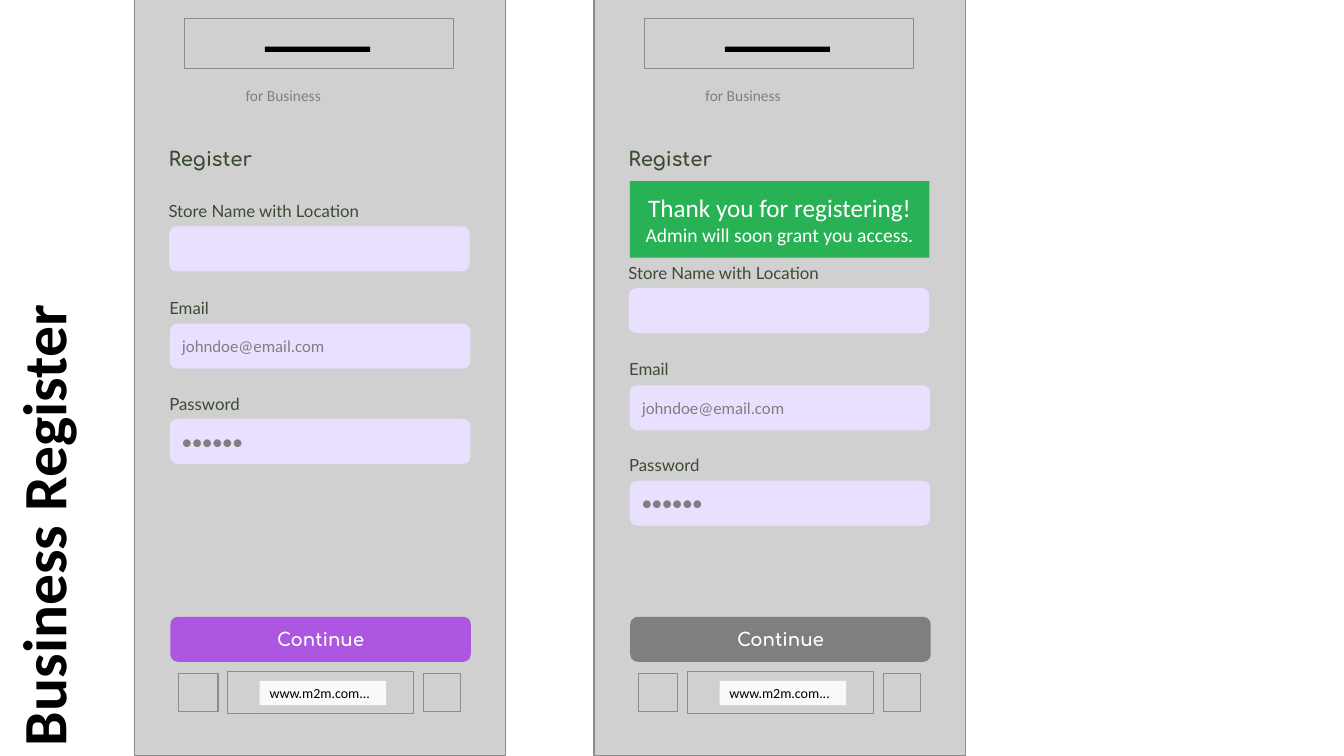
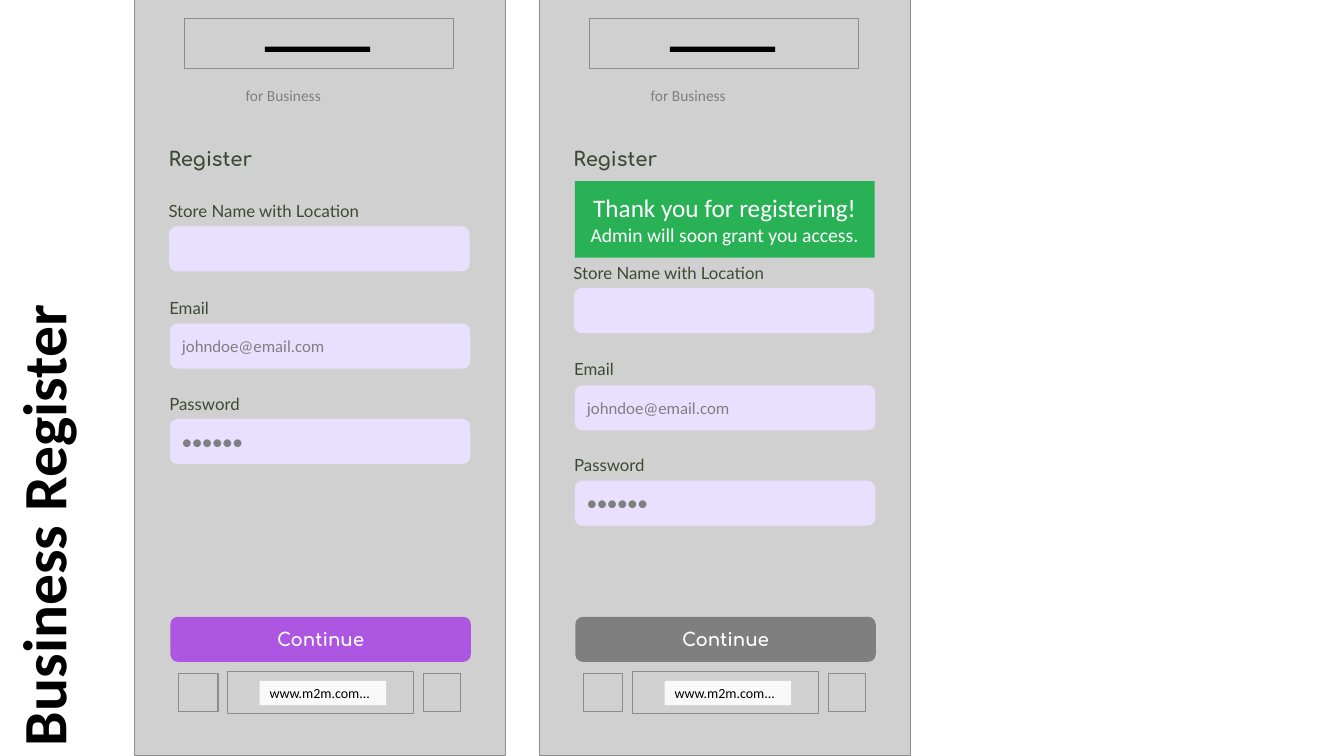
Before and after one commit to anodiamadmin/Micro2Move, a slide deck: slide 24 of BusinessAnalysis/Wireframes/WireframesA.pptx. Drawn at 1344x756 pixels with LibreOffice and Linux fonts; fonts in the diff are those of the drawing; grey boxes stand for pictures. Boxes give left, top, right and bottom in pixels: in the first picture for what was removed or moved away, otherwise in the second. Text is boxed around its words. In the diff, an @@ line names an element or a change of style, - is before the commit and + after.

```diff
--- a/BusinessAnalysis/Wireframes/WireframesA.pptx
+++ b/BusinessAnalysis/Wireframes/WireframesA.pptx
@@ 5 pictures, 5 texts, 4 rounded rectangles, 3 rectangles: place and size @@
-5 pictures, 5 texts, 4 rounded rectangles, 3 rectangles at box(594, 0, 965, 756)
+5 pictures, 5 texts, 4 rounded rectangles, 3 rectangles at box(539, 0, 910, 756)
```
Also in this commit, not shown: 4 other slides changed, 1 other file.
